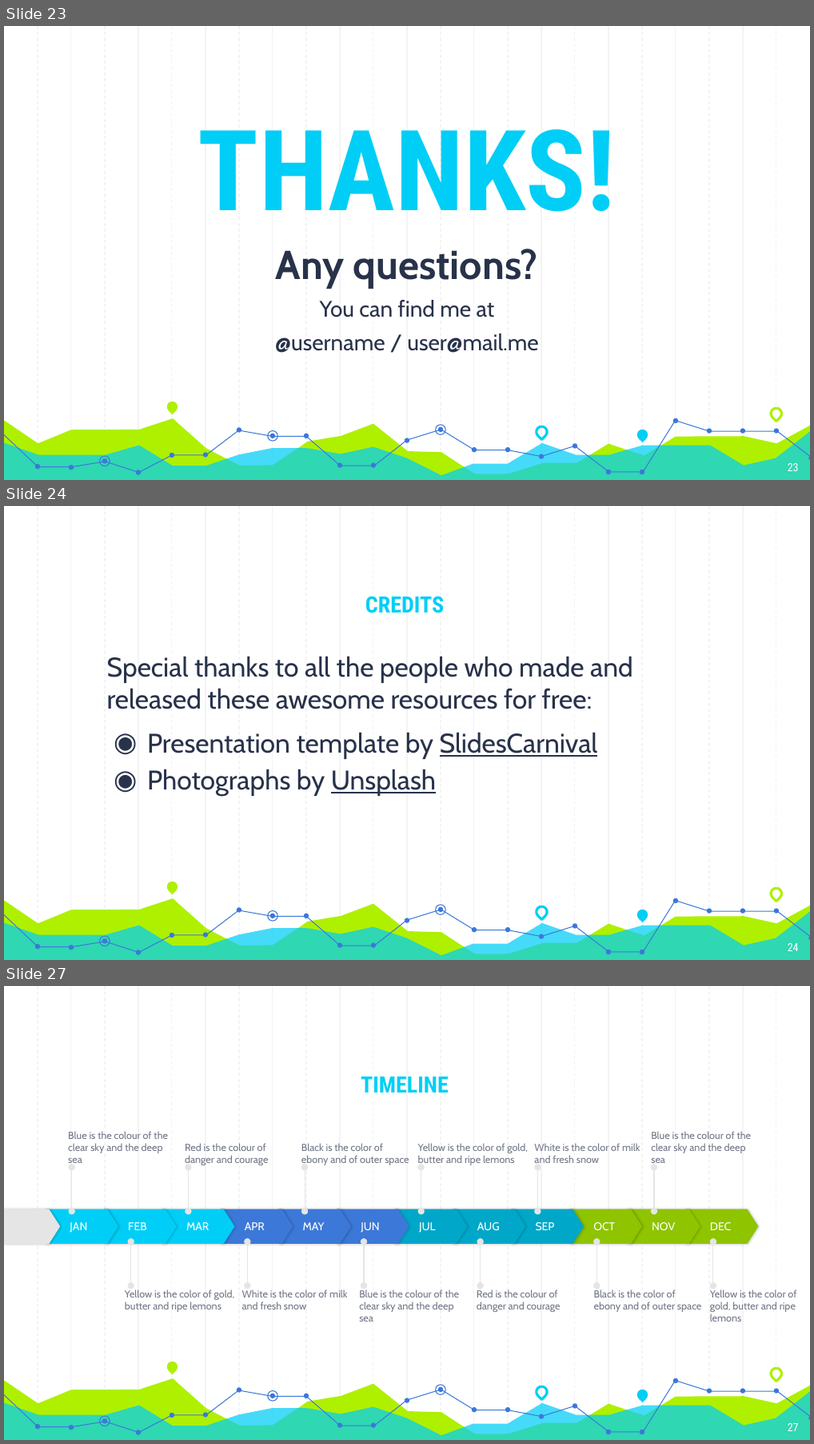
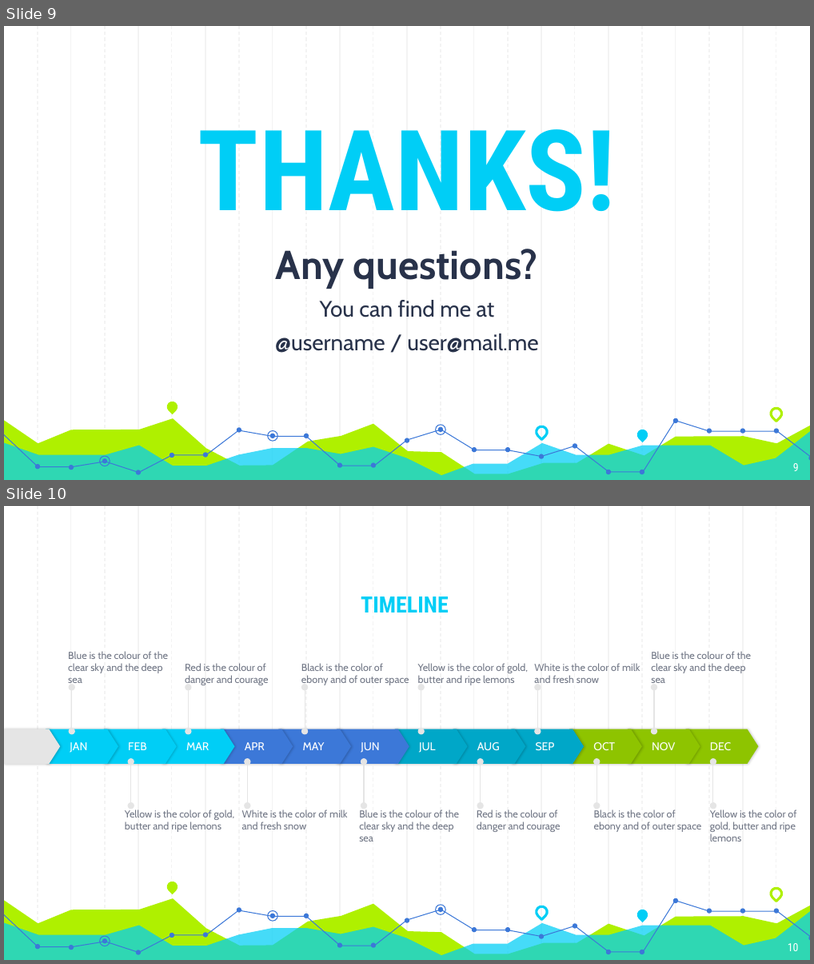
Before and after one commit to fionacarson/final_project_phs_stroke, a slide deck: presentation/Quince · SlidesCarnival updated.pptx. Shown one above the other, each under a label of ours: slides 23, 24 and 27 before the commit, slides 9 and 10 after it; the slides between them are not shown. The pictures are 814x1444 and 814x964 pixels, drawn with LibreOffice and Linux fonts; fonts in the diff are those of the drawing. Boxes give left, top, right and bottom in pixels: in the first picture for what was removed or moved away, otherwise in the second. Text is boxed around its words. In the diff, an @@ line names an element or a change of style, - is before the commit and + after.

```diff
--- a/presentation/Quince · SlidesCarnival updated.pptx
+++ b/presentation/Quince · SlidesCarnival updated.pptx
@@ slide 24 removed at (4,506,810,960), background #FFFFFF; not listed: 59 template elements that a slide beside it also shows @@
@@ title removed at (366,596,444,613) @@
-CREDITS
@@ text removed at (107,656,634,796) @@
-Special thanks to all the people who made and released these awesome resources for free:
-◉ Presentation template by SlidesCarnival
-◉ Photographs by Unsplash
@@ page number removed at (788,943,799,951) @@
-24
@@ what was slide 23 is now slide 9 @@
@@ page number at (794,463,799,471): text changed @@
-23
+9
@@ what was slide 27 is now slide 10 @@
@@ page number at (788,943,799,951): text changed @@
-27
+10
```
Also in this commit, not shown: 4 slides changed, 21 other slides removed, 28 other files.
